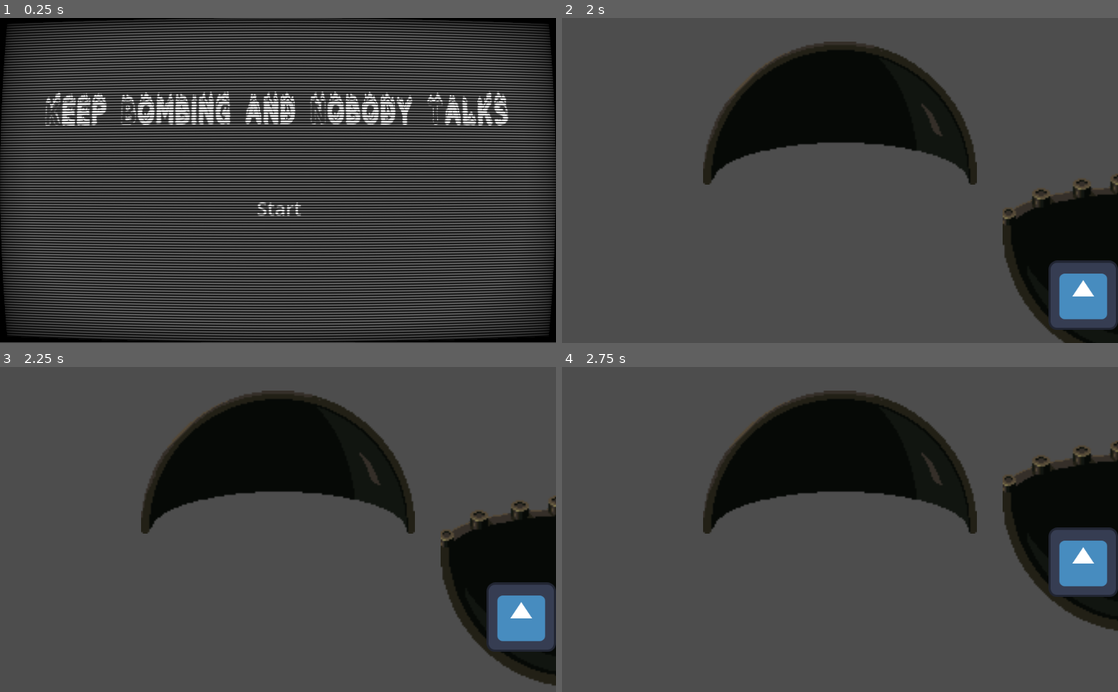
Above: before the commit, frames 1-4 (two rows, left to right).
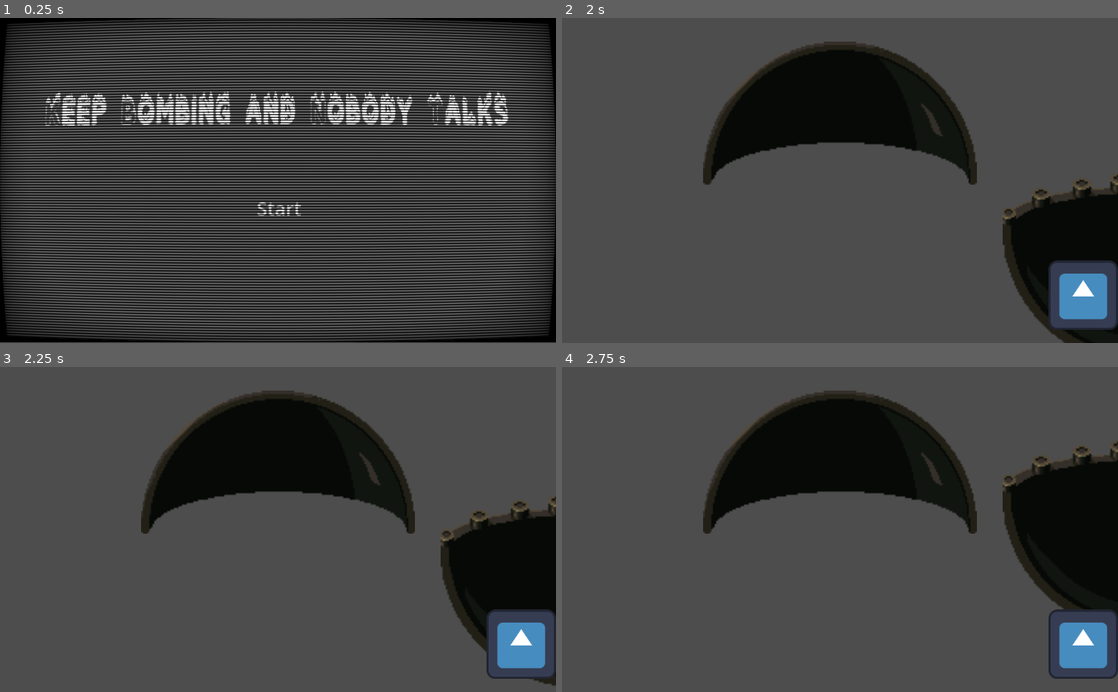
Above: after the commit, the same moments.

Repository: MarianPoirot/Gamejam-construire
Game: Godot game, scene res://Scenes/World/Opening.tscn
Same seed, same stepped clock (60 frames per second), same inputs: the game is played once before the commit and once after it. The engine's default icon, where the game draws it, is replaced by a stand-in: a white triangle on a blue panel in a dark square.
Inputs (mouse positions are in pixels of both pictures, inside the frame that each line leads up to):
- Up to frame 1 (0.25 s): no input
- Up to frame 2 (2 s): click "Start" at 0.5 s; tap Enter at 1.25 s; drag from (840, 112) to (1084, 213) at 1.27 s
- Up to frame 3 (2.25 s): tap Space (start) at 2 s; drag from (522, 643) to (522, 562) at 2.02 s
- Up to frame 4 (2.75 s): no input

Frames 1-2 are identical in both runs. In frame 3, 2.7% of the frame differs, in the area x 87-100%, y 66-96%; in frame 4, 4.4%, in the area x 87-100%, y 49-96%.

Commit message:
Drag and drop unique object

Diff:
--- a/Scripts/Pieces/Piece.gd
+++ b/Scripts/Pieces/Piece.gd
@@ -6,10 +6,12 @@
 var grabbed_offset = Vector2()
 
 func _on_input_event(_viewport, event, _shape_idx):
-	if event.is_action_pressed("pick") and can_grab:
+	if event.is_action_pressed("pick") and can_grab and not Id_pieces.drag_and_drop_taken:
+		Id_pieces.drag_and_drop_taken = true
 		grabbed = true
 		grabbed_offset = global_position - get_global_mouse_position()
 	if event.is_action_released("pick"):
+		Id_pieces.drag_and_drop_taken = false
 		grabbed = false
 		try_snap()
 
--- a/Scripts/id.gd
+++ b/Scripts/id.gd
@@ -68,3 +68,5 @@
 	id_pieces.sodium3: false,
 	id_pieces.turbine: false
 }
+
+var drag_and_drop_taken := false
